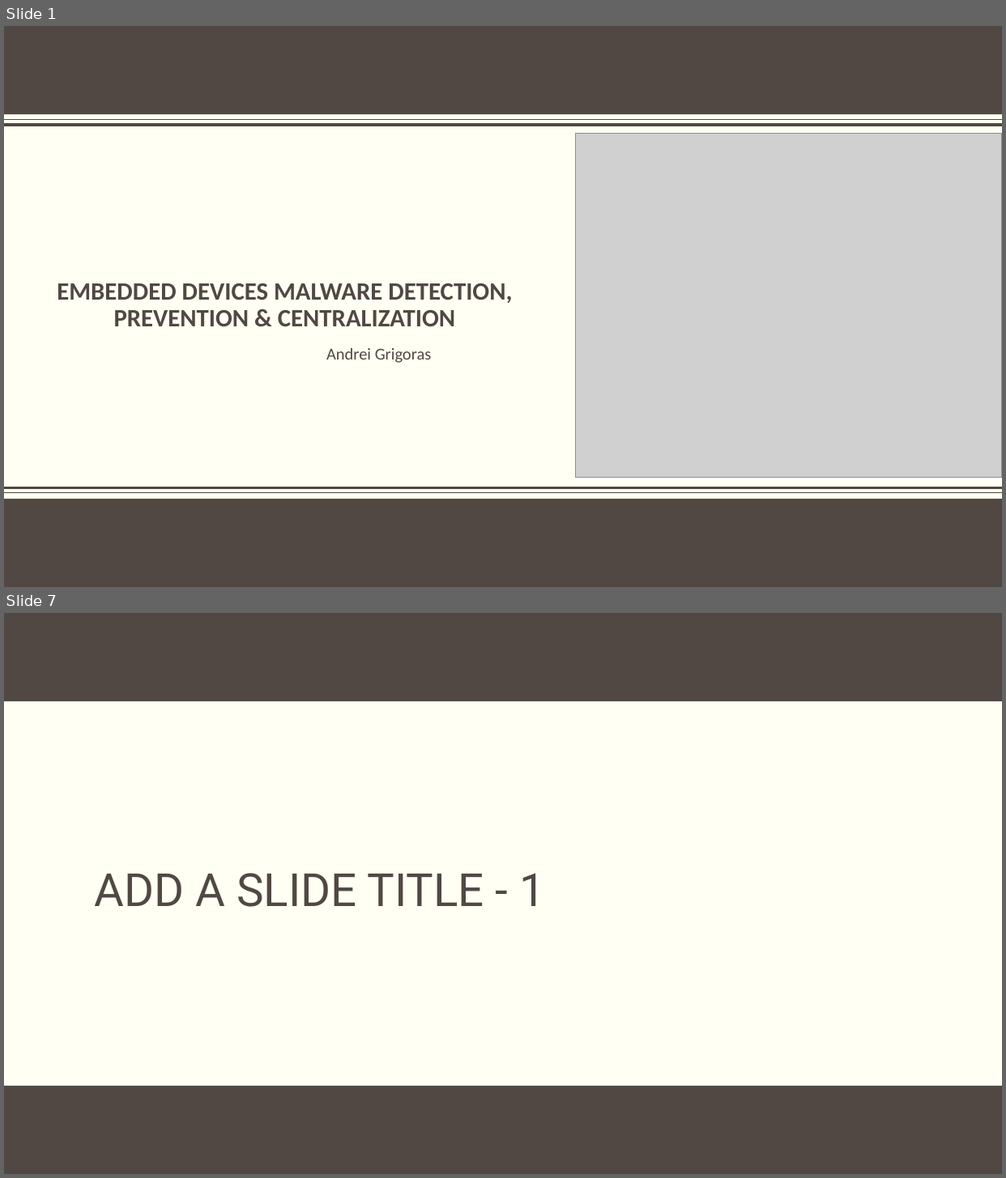
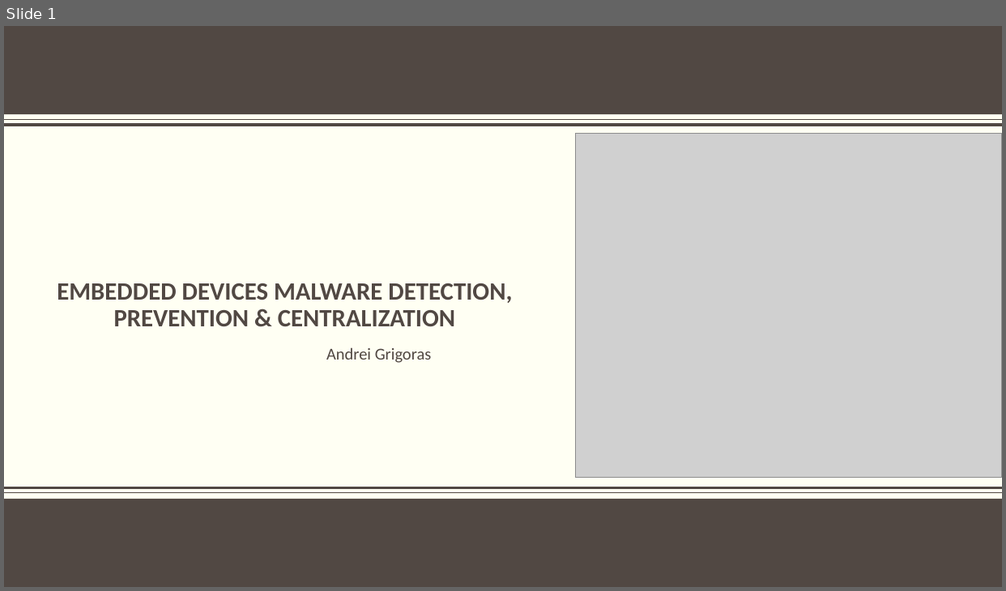
Before and after one commit to KaynRO/Proiect-Licenta, a slide deck: Embedded Devices Malware Detection, Prevention & Centralization.pptx. Shown one above the other, each under a label of ours: slides 1 and 7 before the commit, slide 1 after it; the slides between them are not shown. The pictures are 1006x1178 and 1006x591 pixels, drawn with LibreOffice and Linux fonts; fonts in the diff are those of the drawing; grey boxes stand for pictures; background and template pictures are left out. Boxes give left, top, right and bottom in pixels: in the first picture for what was removed or moved away, otherwise in the second. Text is boxed around its words. In the diff, an @@ line names an element or a change of style, - is before the commit and + after.

```diff
--- a/Embedded Devices Malware Detection, Prevention & Centralization.pptx
+++ b/Embedded Devices Malware Detection, Prevention & Centralization.pptx
@@ slide 7 removed at [4, 613, 1002, 1174], background #FFFFF3; not listed: 2 template elements that a slide beside it also shows @@
@@ title removed at [95, 873, 545, 907] @@
-ADD A SLIDE TITLE - 1
```
Also in this commit, not shown: 2 slides changed, 6 slides added, 8 other slides removed, 1 other file.
